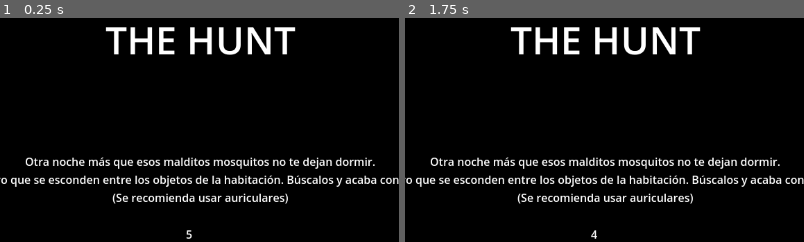
Above: before the commit, frames 1-2 (left to right).
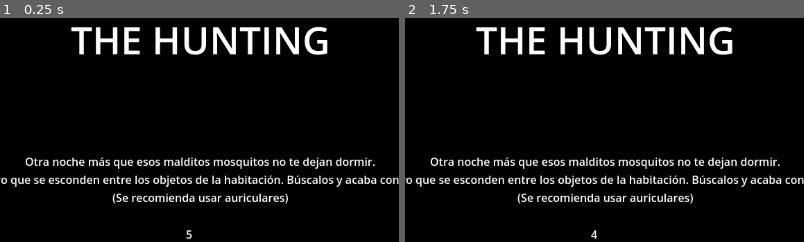
Above: after the commit, the same moments.

Repository: aaroca/thehunt-godot
Game: Godot game, scene res://scenes/main.tscn
The game is run twice, just before and just after one commit, with the same random seed, the same clock (stepped at 60 frames per second) and the same inputs.
Inputs (mouse positions are % of the whole screen's width and height, from its top left):
- Up to frame 1 (0.25 s): no input
- Up to frame 2 (1.75 s): tap Enter (restart) at 0.5 s; move the mouse to (55, 50) at 0.52 s; press the mouse at (55, 50) at 0.53 s; hold Up (ui_up) from 0.53 s (still down); tap Keypad Enter (ui_accept) at 0.77, 1.25, 1.52 s; move the mouse to (45, 50) at 1.27 s; release the mouse at (45, 50) at 1.28 s; click (45, 50) at 1.35 s
The pictures show only the part of the screen within x 25-75%, y 12-62%; the shares and areas given below are measured in that part.

The runs differ from the first frame. In frame 1, 4.4% of the frame differs, in the area x 17-83%, y 3-17%; in frame 2, 4.4%.

Commit message:
Renaming and changes in walls

Diff:
--- a/prefabs/player.tscn
+++ b/prefabs/player.tscn
@@ -213,7 +213,7 @@
 offset_bottom = -108.0
 grow_horizontal = 2
 grow_vertical = 2
-text = "THE HUNT"
+text = "THE HUNTING"
 label_settings = SubResource("LabelSettings_1sh2v")
 horizontal_alignment = 1
 vertical_alignment = 1
@@ -251,7 +251,7 @@
 offset_bottom = -236.0
 grow_horizontal = 2
 grow_vertical = 2
-text = "THE HUNT"
+text = "THE HUNTING"
 label_settings = SubResource("LabelSettings_1sh2v")
 horizontal_alignment = 1
 vertical_alignment = 1
@@ -334,7 +334,7 @@
 offset_bottom = -172.0
 grow_horizontal = 2
 grow_vertical = 2
-text = "THE HUNT"
+text = "THE HUNTING"
 label_settings = SubResource("LabelSettings_1sh2v")
 horizontal_alignment = 1
 vertical_alignment = 1
--- a/project.godot
+++ b/project.godot
@@ -10,7 +10,7 @@
 
 [application]
 
-config/name="Thehunt-godot"
+config/name="The Hunting"
 run/main_scene="res://scenes/main.tscn"
 config/features=PackedStringArray("4.1", "GL Compatibility")
 config/icon="res://icon.svg"
--- a/scenes/main.tscn
+++ b/scenes/main.tscn
@@ -104,11 +104,11 @@
 metadata/_edit_lock_ = true
 
 [node name="wallHalf7" parent="bedroom" instance=ExtResource("4_0rp8b")]
-transform = Transform3D(-4.37114e-08, 0, 1, 0, 1, 0, -1, 0, -4.37114e-08, -2.49872, 0.0999392, -1.04714)
+transform = Transform3D(-4.37114e-08, 0, -1, 0, 1, 0, 1, 0, -4.37114e-08, -2.54923, 0.0999392, -1.54854)
 metadata/_edit_lock_ = true
 
 [node name="wallHalf12" parent="bedroom" instance=ExtResource("4_0rp8b")]
-transform = Transform3D(-4.37114e-08, 0, 1, 0, 1, 0, -1, 0, -4.37114e-08, -2.49855, 0.0999392, -0.550212)
+transform = Transform3D(-4.37114e-08, 0, -1, 0, 1, 0, 1, 0, -4.37114e-08, -2.54926, 0.0999392, -1.0518)
 metadata/_edit_lock_ = true
 
 [node name="wallHalf2" parent="bedroom" instance=ExtResource("4_0rp8b")]
@@ -116,19 +116,19 @@
 metadata/_edit_lock_ = true
 
 [node name="wallHalf3" parent="bedroom" instance=ExtResource("4_0rp8b")]
-transform = Transform3D(1, 0, 0, 0, 1, 0, 0, 0, 1, -1.00015, 0.0999392, -3.04735)
+transform = Transform3D(-1, 0, -8.74228e-08, 0, 1, 0, 8.74228e-08, 0, -1, -0.499011, 0.0999392, -3.09689)
 metadata/_edit_lock_ = true
 
 [node name="wallHalf4" parent="bedroom" instance=ExtResource("4_0rp8b")]
-transform = Transform3D(1, 0, 0, 0, 1, 0, 0, 0, 1, -0.500408, 0.0999392, -3.04696)
+transform = Transform3D(-1, 0, -8.74228e-08, 0, 1, 0, 8.74228e-08, 0, -1, 0.000655115, 0.0999392, -3.09652)
 metadata/_edit_lock_ = true
 
 [node name="wallHalf5" parent="bedroom" instance=ExtResource("4_0rp8b")]
-transform = Transform3D(1, 0, 0, 0, 1, 0, 0, 0, 1, -2.00024, 0.0999392, -3.04735)
+transform = Transform3D(-1, 0, -8.74228e-08, 0, 1, 0, 8.74228e-08, 0, -1, -1.4987, 0.0999392, -3.09724)
 metadata/_edit_lock_ = true
 
 [node name="wallHalf6" parent="bedroom" instance=ExtResource("4_0rp8b")]
-transform = Transform3D(1, 0, 0, 0, 1, 0, 0, 0, 1, -1.5005, 0.0999392, -3.04696)
+transform = Transform3D(-1, 0, -8.74228e-08, 0, 1, 0, 8.74228e-08, 0, -1, -0.998609, 0.0999392, -3.09715)
 metadata/_edit_lock_ = true
 
 [node name="wallHalf8" parent="bedroom" instance=ExtResource("4_0rp8b")]
@@ -152,7 +152,7 @@
 metadata/_edit_lock_ = true
 
 [node name="wallDoorway" parent="bedroom" instance=ExtResource("6_ggtca")]
-transform = Transform3D(-4.37114e-08, 0, 1, 0, 1, 0, -1, 0, -4.37114e-08, -2.49874, 0.1, -1.54695)
+transform = Transform3D(-4.37114e-08, 0, -1, 0, 1, 0, 1, 0, -4.37114e-08, -2.54913, 0.1, -2.54818)
 metadata/_edit_lock_ = true
 
 [node name="doorway" parent="bedroom" instance=ExtResource("7_eo406")]
Not shown: 1 places in scenes/main.tscn that only renumber resources
